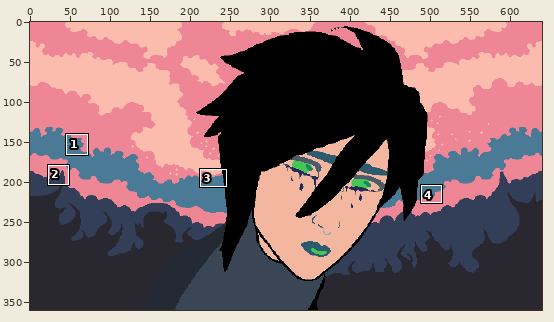
Edited in one commit: pixel-art file (Entities/courtney.aseprite). Above: a wide view before the commit, with the close-up outlined.
Close-up. Before:
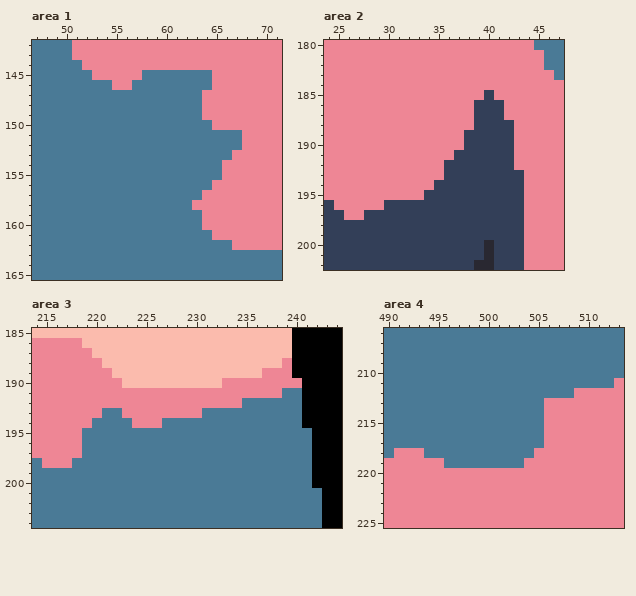
640x360 pixels, 1 frame. Shown: area 1: x 47..71, y 142..165; area 2: x 24..47, y 180..202; area 3: x 214..244, y 185..204; area 4: x 490..513, y 206..225. The commit also changed other parts of the picture, which this record leaves out.
The result:
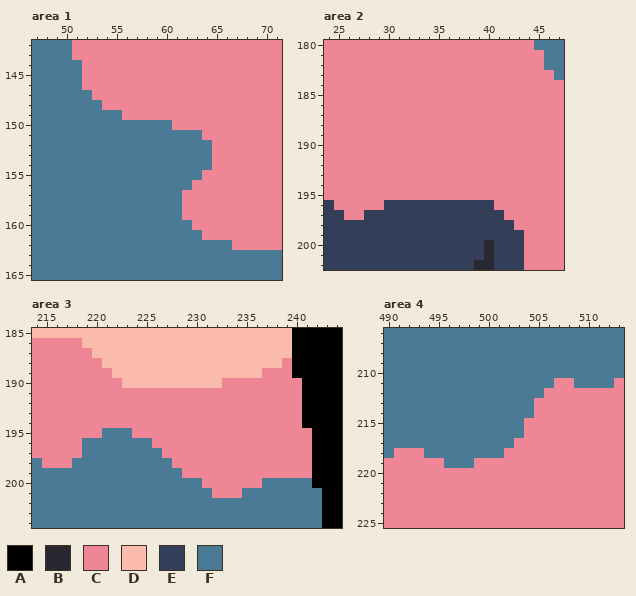
Palette (. is transparent): A #000000  B #292831  C #ee8695  D #fbbbad  E #333f58  F #4a7a96
Difference:
Area 1, layer "bg_second":
Colour F gives way to colour C in row 145 at x 52 and 58 to 64; in row 146 at x 52 to 54 and 57 to 64; in row 147 at x 53 to 63; in row 148 at x 54 to 63; in row 149 at x 56 to 63; in row 150 at x 61 to 64.
Colour F gives way to colour C in row 151 at x 64 to 67; in row 152 at x 65 to 67; in row 153 at x 65 to 66; in row 154 at x 65; in row 155 at x 64 to 65; in row 156 at x 63 to 64.
Colour F gives way to colour C in row 157 at x 62 to 63; in row 158 at x 62; in row 159 at x 62 to 63; in row 160 at x 63; in row 161 at x 64.
Area 2, layer "bg_first":
Colour E gives way to colour C in row 185 at x 40; in rows 186 to 187 at x 39 to 41; in row 188 at x 39 to 42; in rows 189 to 190 at x 38 to 42; in row 191 at x 37 to 42; in row 192 at x 36 to 42.
Colour E gives way to colour C in row 193 at x 36 to 43; in row 194 at x 35 to 43; in row 195 at x 34 to 43; in row 196 at x 41 to 43; in row 197 at x 42 to 43; in row 198 at x 43.
Area 3, layer "bg_second":
Colour F gives way to colour C in row 191 at x 239 to 240; in row 192 at x 235 to 240; in row 193 at x 221 to 222 and 231 to 240; in row 194 at x 220 to 223 and 227 to 240; in row 195 at x 219 to 220 and 224 to 241; in row 196 at x 226 to 241.
Colour F gives way to colour C in row 197 at x 227 to 241; in row 198 at x 228 to 241; in row 199 at x 229 to 241; in row 200 at x 231 to 236; in row 201 at x 232 to 234.
Area 4, layer "bg_second":
Colour F gives way to colour C in row 211 at x 507 to 508; in row 212 at x 506 to 508; in rows 213 to 214 at x 505; in rows 215 to 216 at x 504 to 505; in row 217 at x 503 to 505; in row 218 at x 502 to 504.
Colour F gives way to colour C in row 219 at x 499 to 503.
Changed places in both close-ups, as pixel boxes (x1, y1, x2, y2):
changed: (82, 70, 242, 240)
changed: (424, 90, 524, 230)
changed: (82, 388, 312, 498)
changed: (474, 378, 574, 468)
